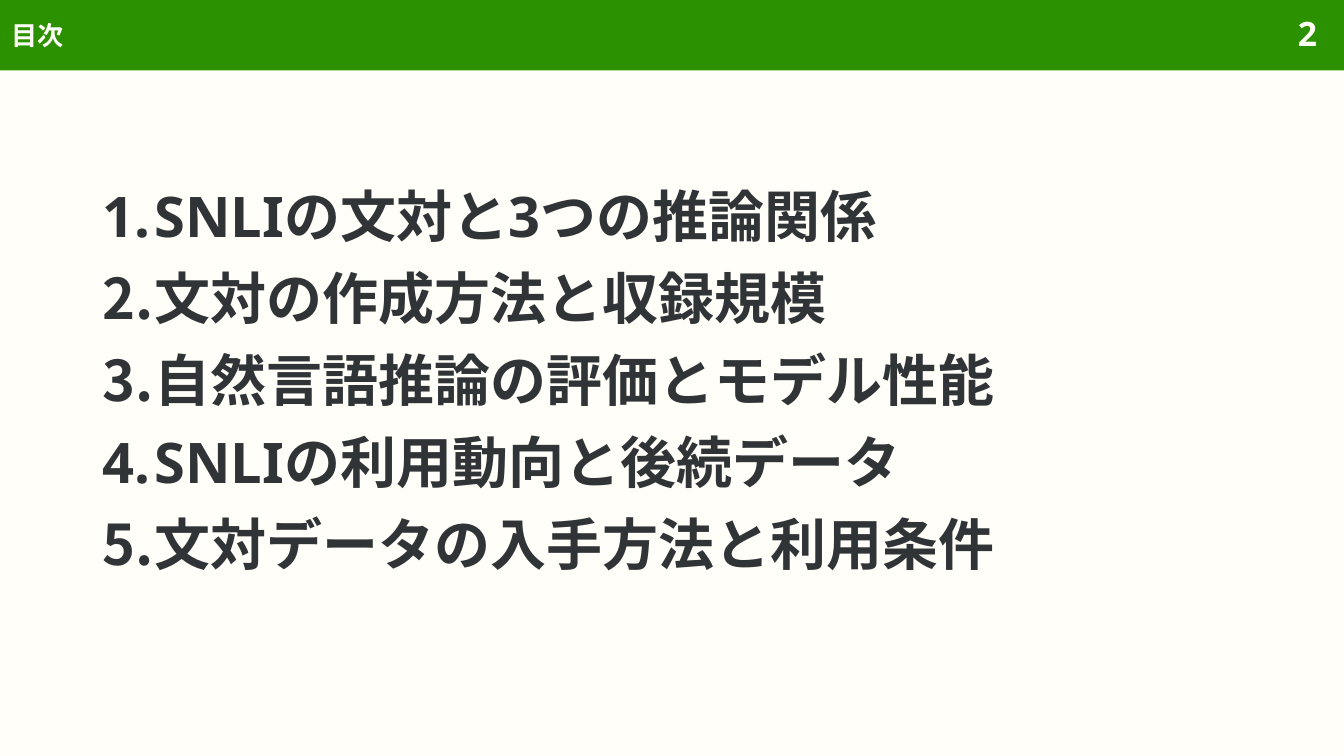
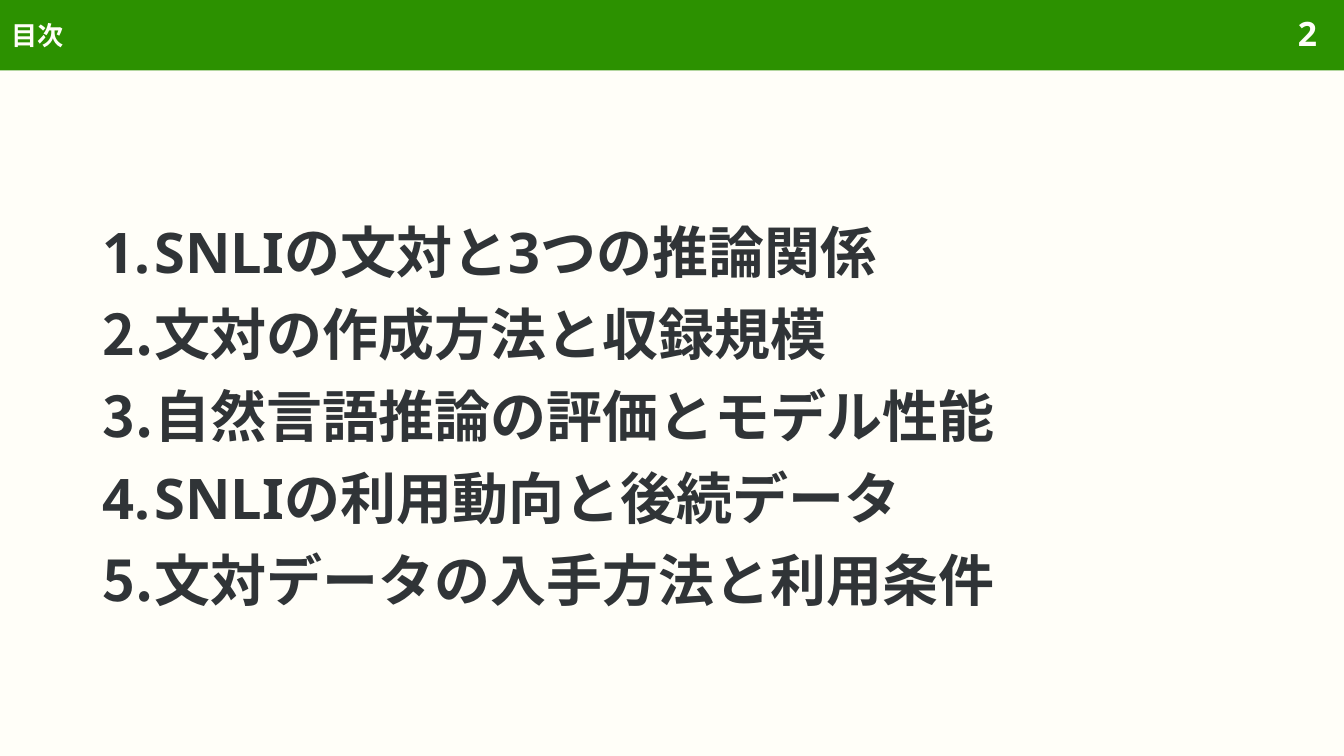
Before and after one commit to sasakiy84/datasets-in-10-minutes, a slide deck: slide 2 of slides/datasets-in-10-minutes-snli.pptx. Drawn at 1344x756 pixels with LibreOffice and Linux fonts; fonts in the diff are those of the drawing. Boxes give left, top, right and bottom in pixels: in the first picture for what was removed or moved away, otherwise in the second. Text is boxed around its words. In the diff, an @@ line names an element or a change of style, - is before the commit and + after.

```diff
--- a/slides/datasets-in-10-minutes-snli.pptx
+++ b/slides/datasets-in-10-minutes-snli.pptx
@@ text "SNLIの文対と3つの推論関係": place and size @@
-text "SNLIの文対と3つの推論関係" at box(102, 189, 994, 571)
+text "SNLIの文対と3つの推論関係" at box(102, 225, 994, 607)
```
Also in this commit, not shown: 2 other slides changed, 15 other files.
